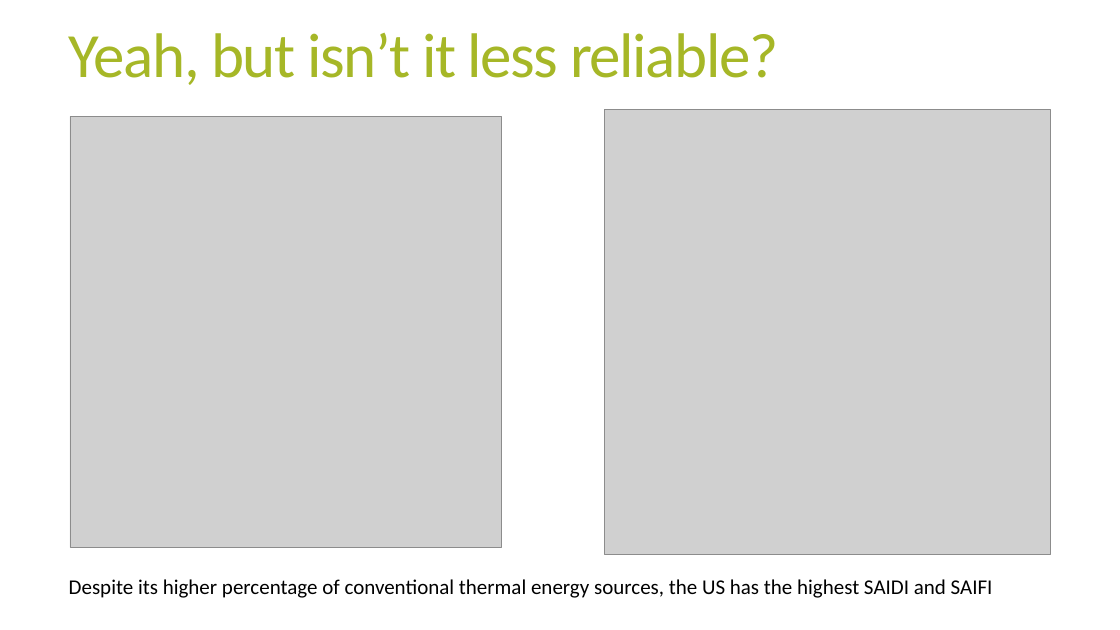
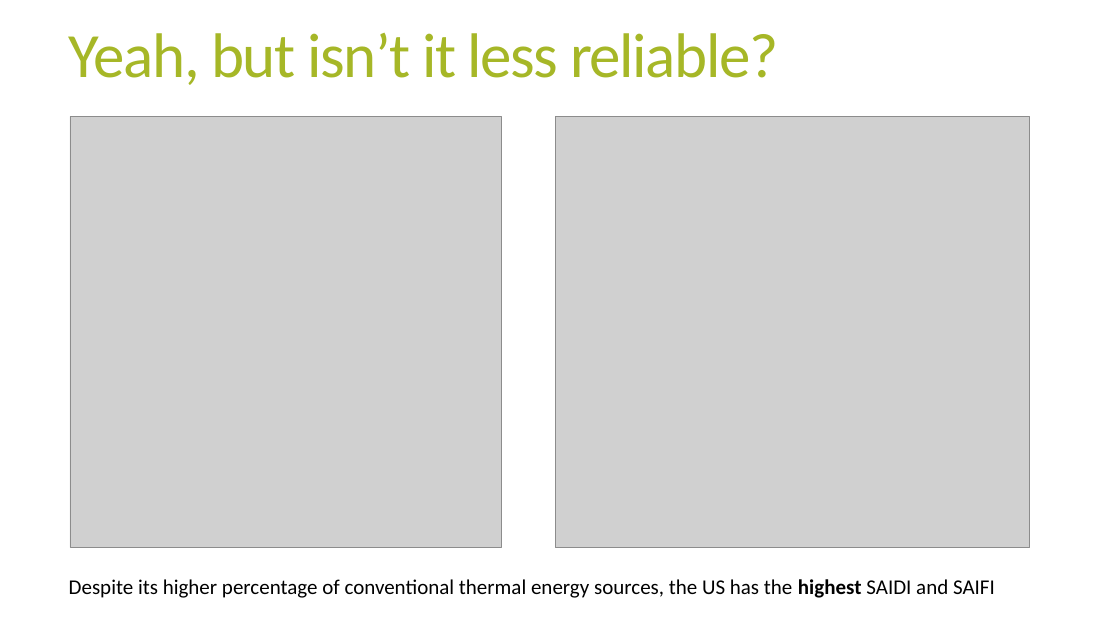
Before and after one commit to megball/DS6390-project, a slide deck: slide 5 of docs/MeganBall_Energy_DataStory_DS6390.pptx. Drawn at 1120x630 pixels with LibreOffice and Linux fonts; fonts in the diff are those of the drawing; grey boxes stand for pictures. Boxes give left, top, right and bottom in pixels: in the first picture for what was removed or moved away, otherwise in the second. Text is boxed around its words. In the diff, an @@ line names an element or a change of style, - is before the commit and + after.

```diff
--- a/docs/MeganBall_Energy_DataStory_DS6390.pptx
+++ b/docs/MeganBall_Energy_DataStory_DS6390.pptx
@@ picture: place and size @@
-picture at bbox=[605, 109, 1050, 555]
+picture at bbox=[555, 116, 1030, 548]
@@ text "Despite its higher percentage of ..." at bbox=[69, 579, 995, 598]: bold on in "highest" @@
```
Also in this commit, not shown: 3 other files.
